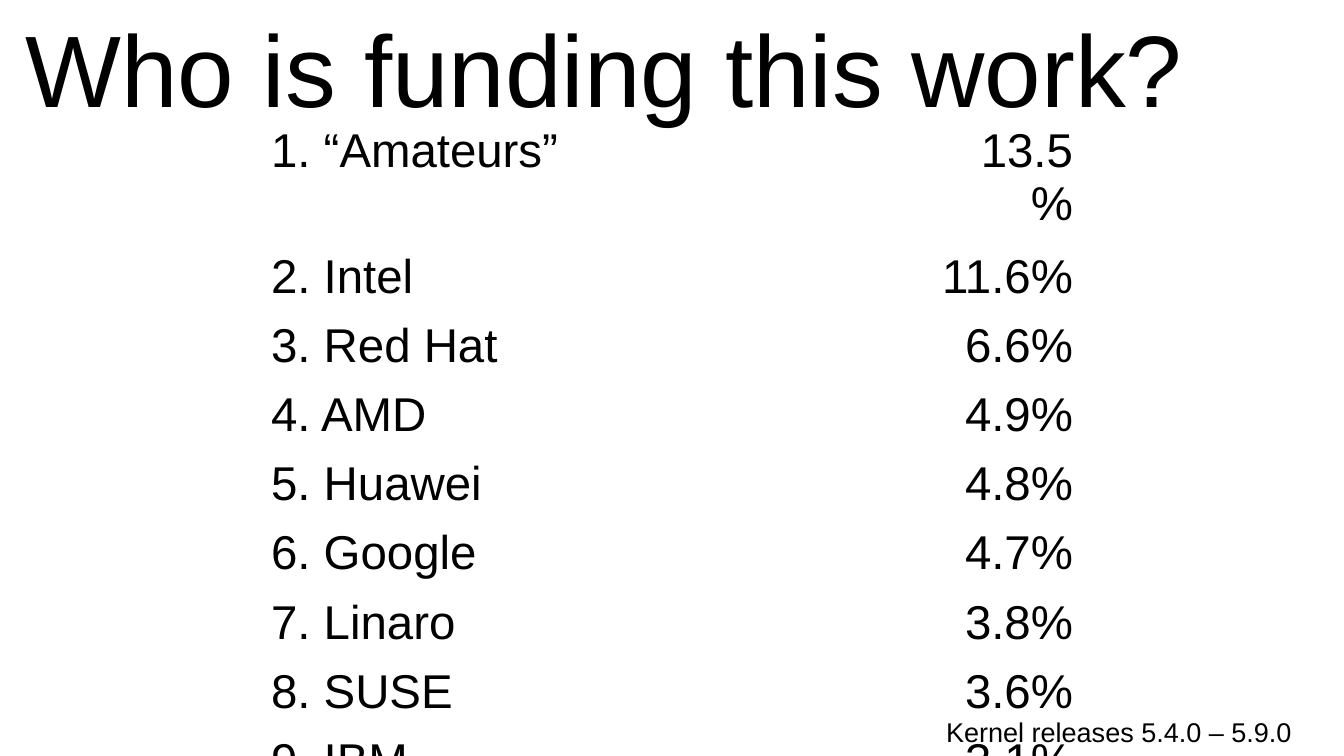
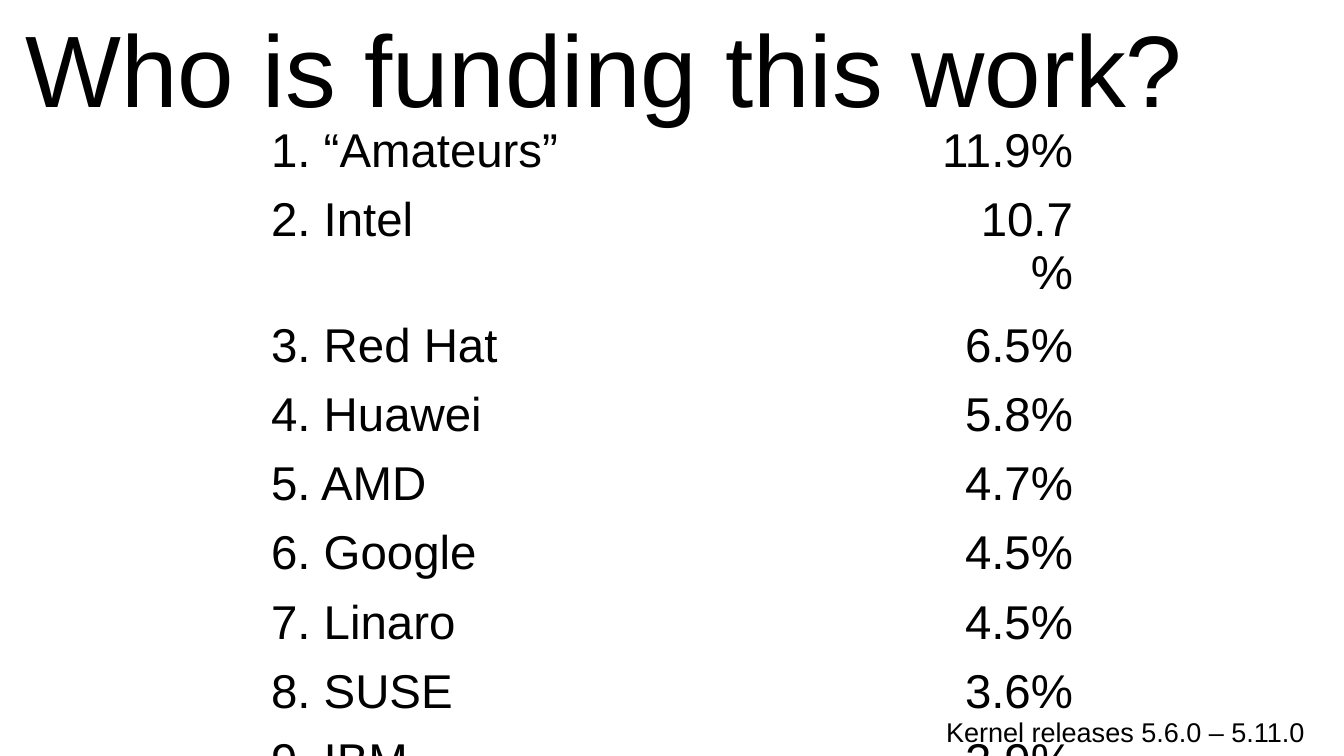
Before and after one commit to gregkh/kernel-development, a slide deck: slide 27 of kernel-development-wide.odp (slide 26 before the commit). Drawn at 1344x756 pixels with LibreOffice and Linux fonts; fonts in the diff are those of the drawing. Boxes give left, top, right and bottom in pixels: in the first picture for what was removed or moved away, otherwise in the second. Text is boxed around its words. In the diff, an @@ line names an element or a change of style, - is before the commit and + after.

```diff
--- a/kernel-development-wide.odp
+++ b/kernel-development-wide.odp
@@ table at (266,118,1077,713) @@
-row 1, column 2: 13.5%
+row 1, column 2: 11.9%
-row 2, column 2: 11.6%
+row 2, column 2: 10.7%
-row 3, column 2: 6.6%
+row 3, column 2: 6.5%
-row 4, column 1: 4. AMD
+row 4, column 1: 4. Huawei
-row 4, column 2: 4.9%
+row 4, column 2: 5.8%
-row 5, column 1: 5. Huawei
+row 5, column 1: 5. AMD
-row 5, column 2: 4.8%
+row 5, column 2: 4.7%
-row 6, column 2: 4.7%
+row 6, column 2: 4.5%
-row 7, column 2: 3.8%
+row 7, column 2: 4.5%
-row 9, column 2: 3.1%
+row 9, column 2: 2.9%
-row 10, column 1: 10. “Consultants”
+row 10, column 1: 10. Facebook
@@ text at (946,722,1304,747): text changed @@
-Kernel releases 5.4.0 – 5.9.0
+Kernel releases 5.6.0 – 5.11.0
```
Also in this commit, not shown: 22 other slides changed, 3 slides added, 1 slide removed, 1 other file.
